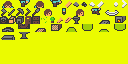
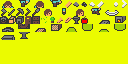
Comparing the layer stacks of the two 128×64 images. Changes:
painted on "character_idle.bmp" over box(81, 16, 88, 24)
